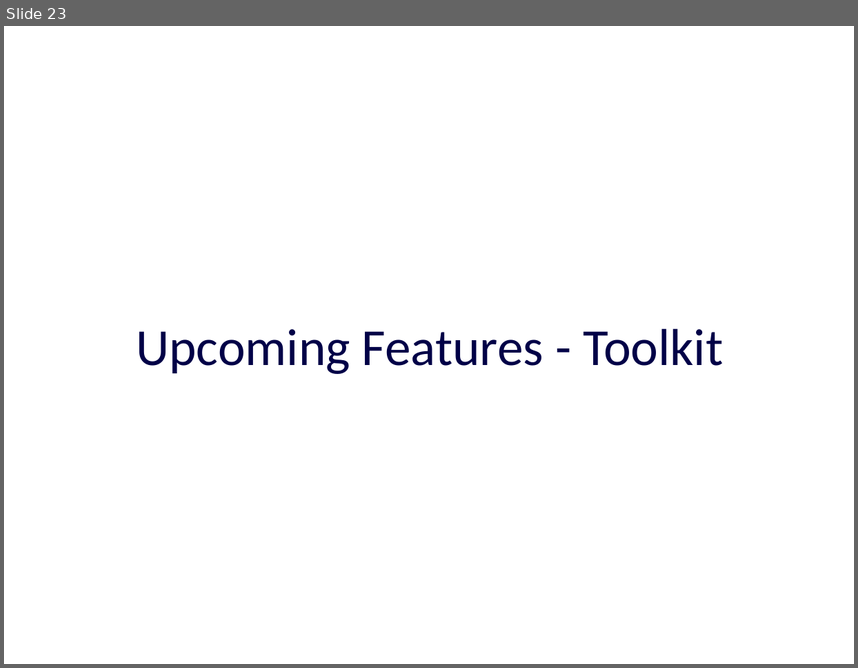
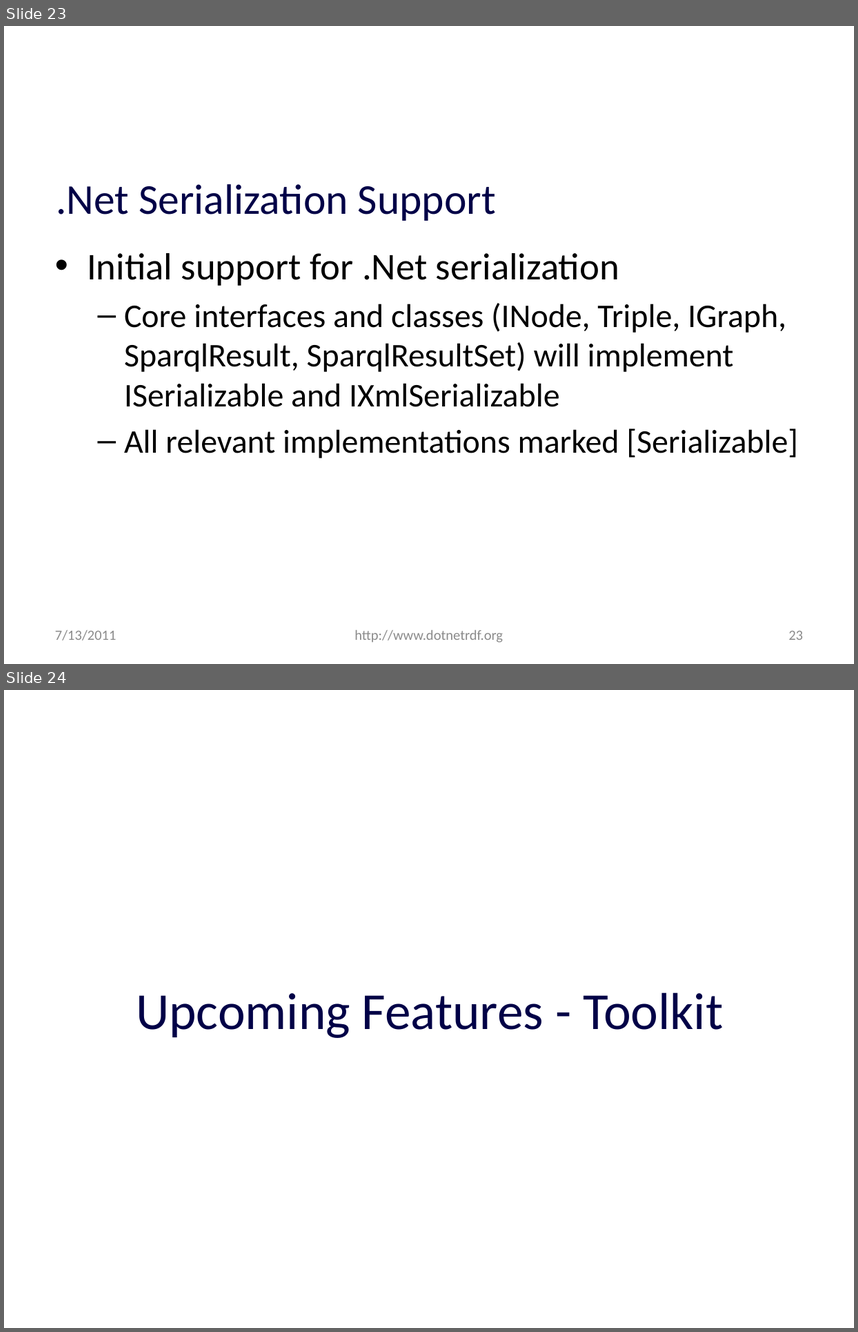
Before and after one commit to JohnGoldsmith/dotnetrdf-wiki, a slide deck: Slides/Roadmap.pptx. Shown one above the other, each under a label of ours: slide 23 before the commit, slides 23 and 24 after it. The pictures are 858x668 and 858x1332 pixels, drawn with LibreOffice and Linux fonts; fonts in the diff are those of the drawing; background and template pictures are left out. Boxes give left, top, right and bottom in pixels: in the first picture for what was removed or moved away, otherwise in the second. Text is boxed around its words. In the diff, an @@ line names an element or a change of style, - is before the commit and + after.

Commit message:
More tweaks re: .Net serialization

```diff
--- a/Slides/Roadmap.pptx
+++ b/Slides/Roadmap.pptx
@@ slide 23 added at (x1=4, y1=26, x2=854, y2=664), background #FFFFFF @@
@@ title added at (x1=56, y1=184, x2=496, y2=221), 36 pt, text #010147 @@
+.Net Serialization Support
@@ text added at (x1=87, y1=253, x2=798, y2=458), 28 pt, text #000000 @@
+• Initial support for .Net serialization
+  – Core interfaces and classes (INode, Triple, IGraph, SparqlResult, SparqlResultSet) will implement ISerializable and IXmlSerializable
+  – All relevant implementations marked [Serializable]
@@ text added at (x1=55, y1=630, x2=116, y2=640), 12 pt, text #8C8C8C @@
+7/13/2011
@@ text added at (x1=355, y1=630, x2=503, y2=642), 12 pt, text #8C8C8C @@
+http://www.dotnetrdf.org
@@ page number added at (x1=789, y1=630, x2=803, y2=639), 12 pt, text #8C8C8C @@
+23
@@ what was slide 23 is now slide 24 @@
```
Also in this commit, not shown: 45 slides changed.
